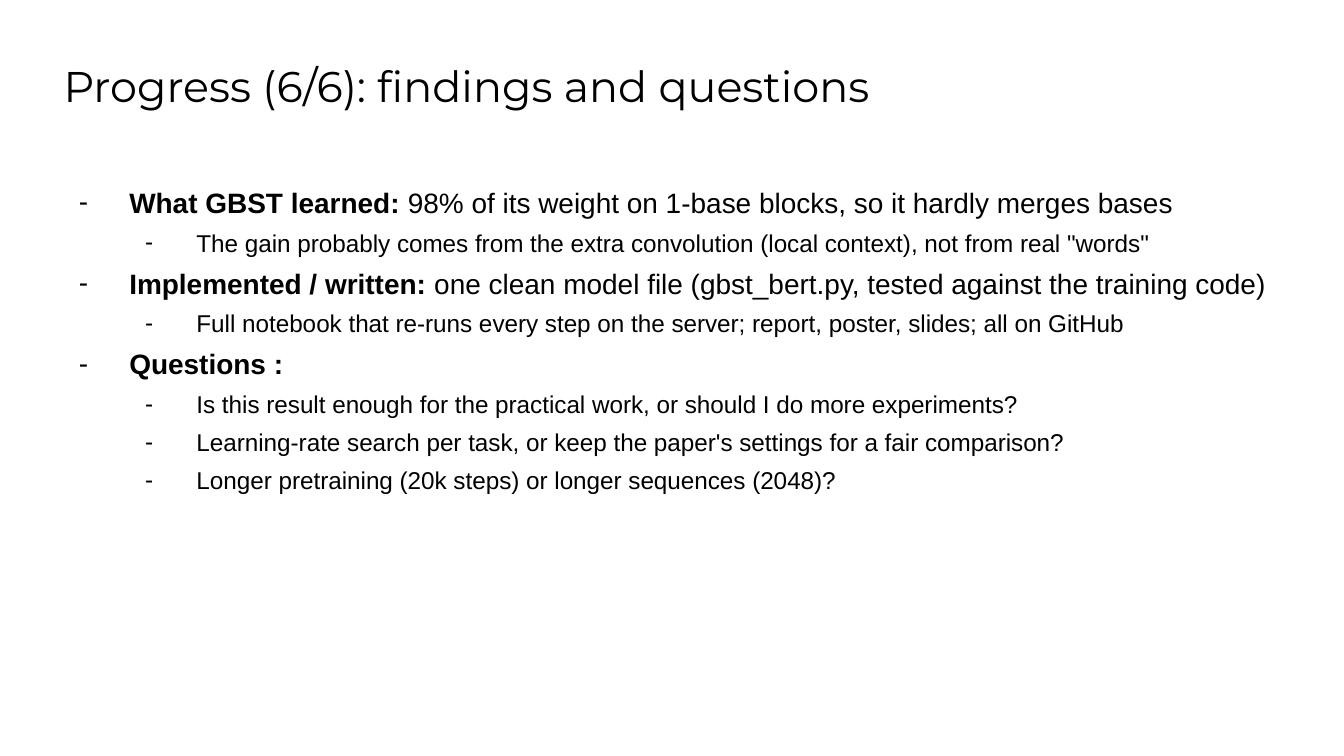
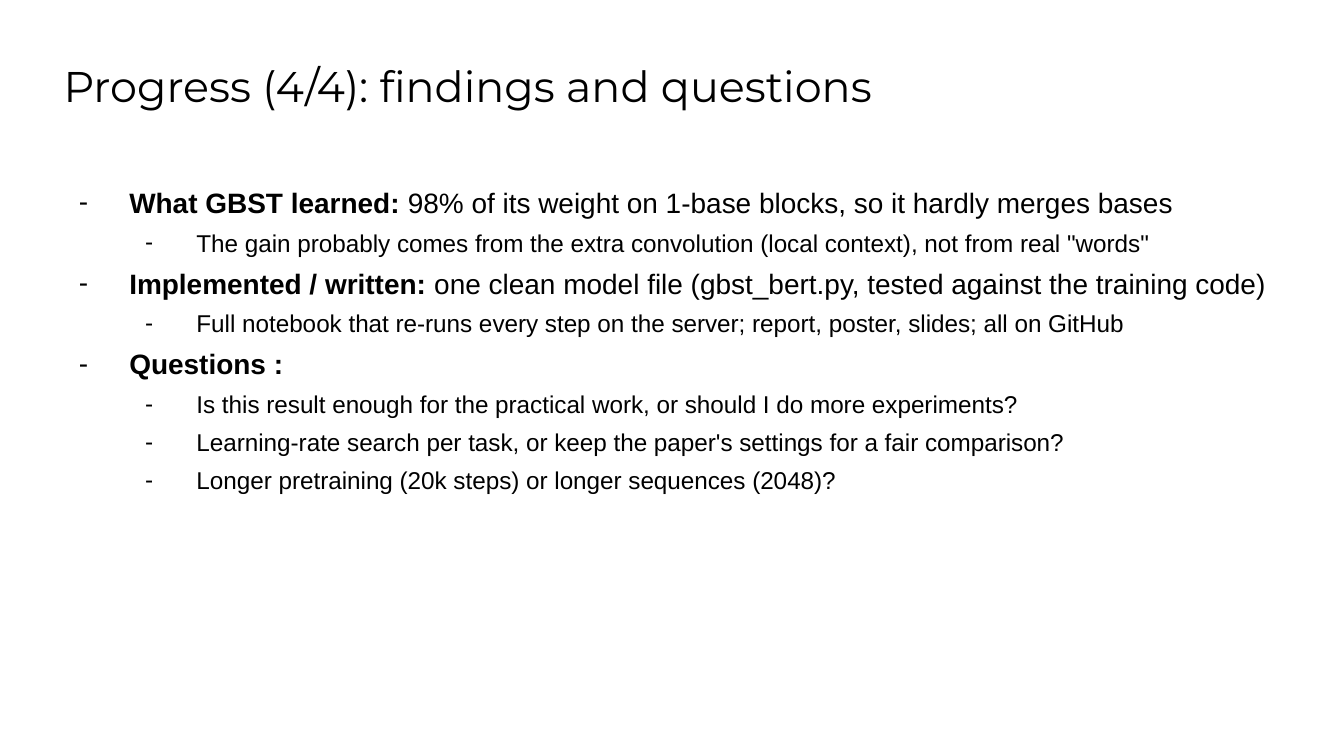
Before and after one commit to OMAR622-ai/dna-xlstm-charna, a slide deck: slide 6 of docs/meetings/2026-11_meeting/Progress_Meeting_Omar_Mohamed.pptx (slide 8 before the commit). Drawn at 1344x756 pixels with LibreOffice and Linux fonts; fonts in the diff are those of the drawing; background and template pictures are left out. Boxes give left, top, right and bottom in pixels: in the first picture for what was removed or moved away, otherwise in the second. Text is boxed around its words. In the diff, an @@ line names an element or a change of style, - is before the commit and + after.

```diff
--- a/docs/meetings/2026-11_meeting/Progress_Meeting_Omar_Mohamed.pptx
+++ b/docs/meetings/2026-11_meeting/Progress_Meeting_Omar_Mohamed.pptx
@@ title at (64, 66, 872, 111): text changed @@
-Progress (6/6): findings and questions
+Progress (4/4): findings and questions
```
Also in this commit, not shown: 3 other slides changed, 2 slides removed, 2 other files.
